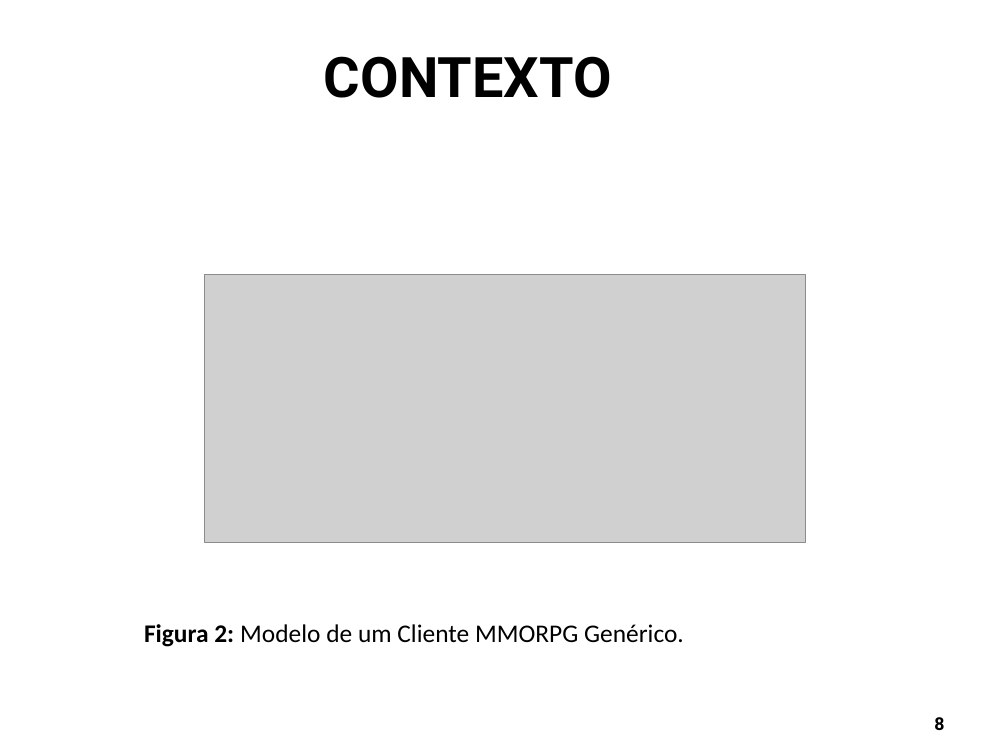
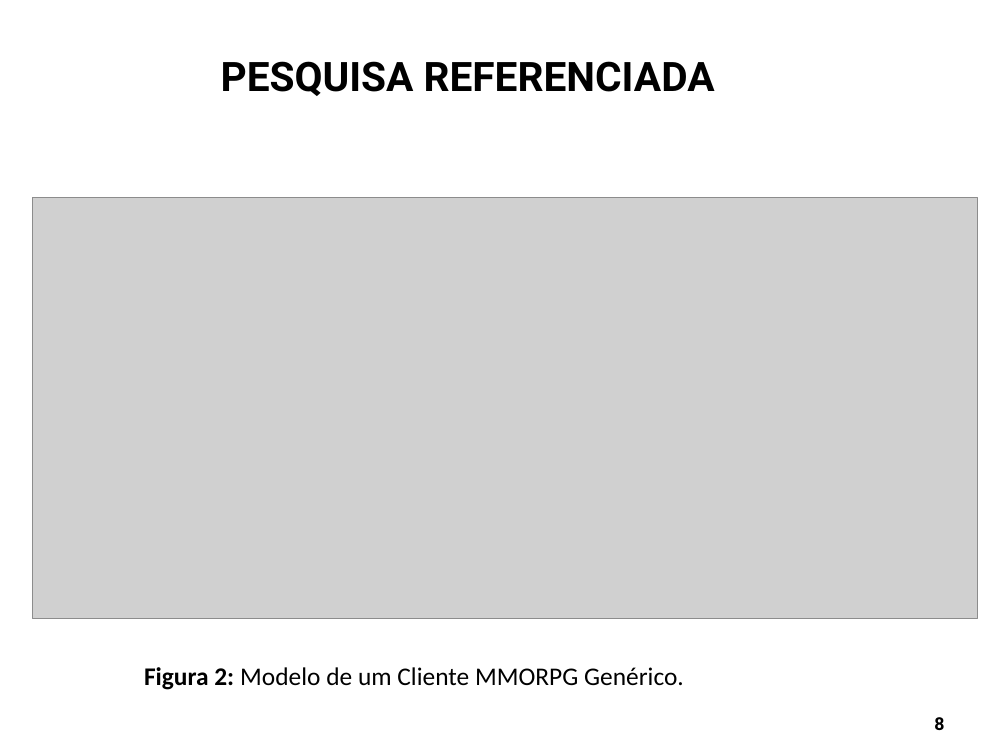
Before and after one commit to Schweigert/TCC, a slide deck: slide 8 of tcc/Apresentacao/apresentacao_tcc1.odp. Drawn at 1008x756 pixels with LibreOffice and Linux fonts; fonts in the diff are those of the drawing; grey boxes stand for pictures; background and template pictures are left out. Boxes give left, top, right and bottom in pixels: in the first picture for what was removed or moved away, otherwise in the second. Text is boxed around its words. In the diff, an @@ line names an element or a change of style, - is before the commit and + after.

```diff
--- a/tcc/Apresentacao/apresentacao_tcc1.odp
+++ b/tcc/Apresentacao/apresentacao_tcc1.odp
@@ title at box(221, 61, 715, 96): text changed; size 44 to 32 pt @@
-CONTEXTO
+PESQUISA REFERENCIADA
@@ picture: place and size @@
-picture at box(204, 274, 805, 542)
+picture at box(32, 198, 977, 618)
@@ text "Figura 2: Modelo de um ...": place and size @@
-text "Figura 2: Modelo de um ..." at box(144, 624, 684, 647)
+text "Figura 2: Modelo de um ..." at box(144, 667, 684, 690)
```
Also in this commit, not shown: 17 other slides changed, 3 slides removed, 4 other files.
